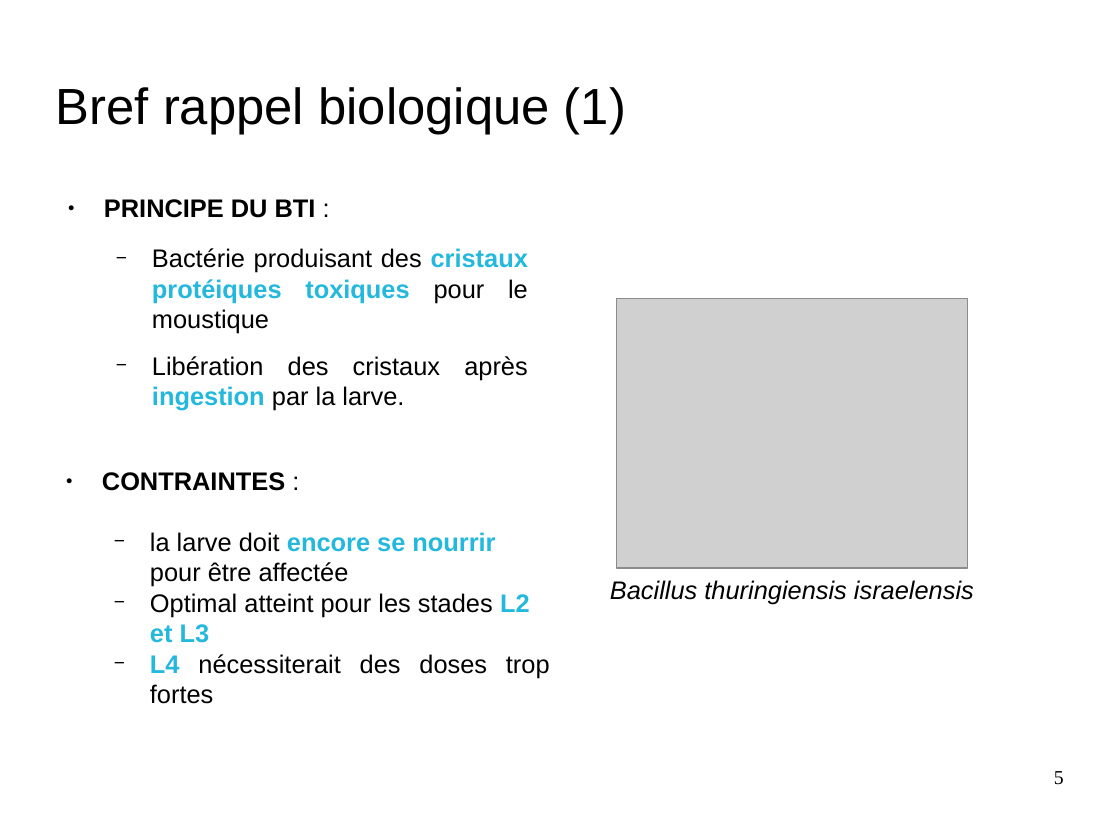
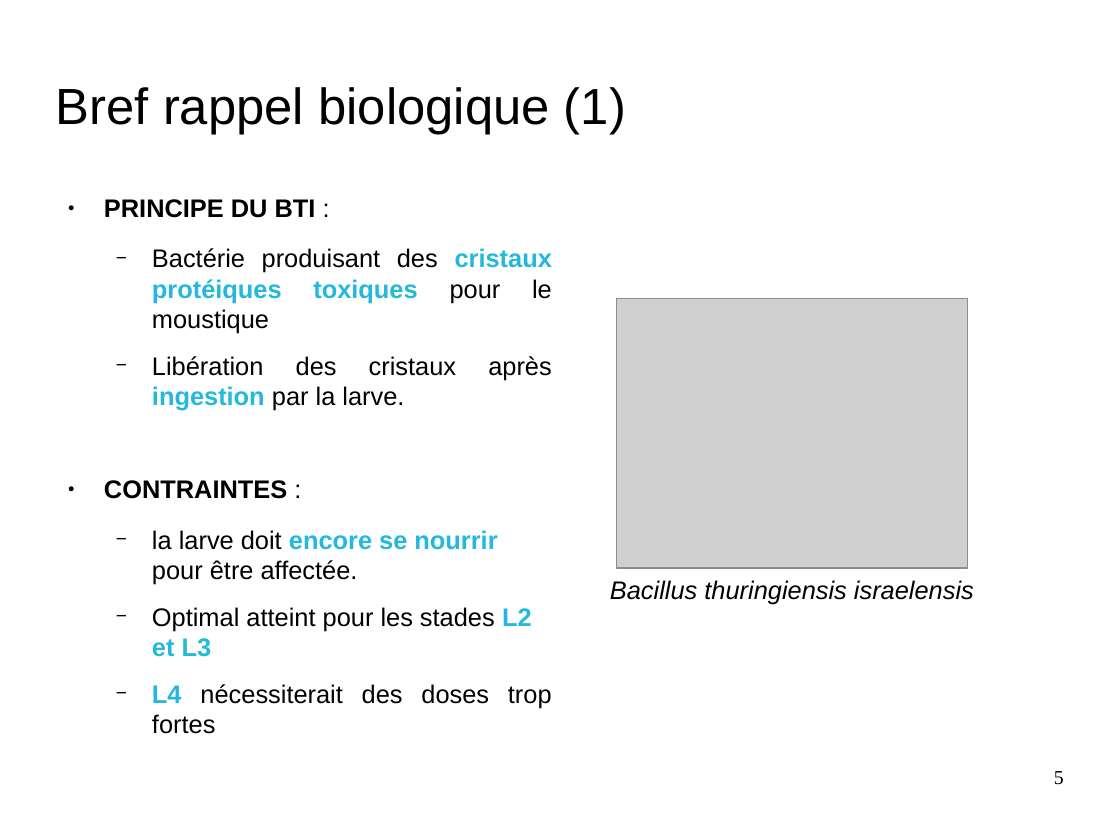
Before and after one commit to nesta7/designProject, a slide deck: slide 5 of Poster_Presentation/presentation_final_demoustication.odp. Drawn at 1120x840 pixels with LibreOffice and Linux fonts; fonts in the diff are those of the drawing; grey boxes stand for pictures; background and template pictures are left out. Boxes give left, top, right and bottom in pixels: in the first picture for what was removed or moved away, otherwise in the second. Text is boxed around its words. In the diff, an @@ line names an element or a change of style, - is before the commit and + after.

```diff
--- a/Poster_Presentation/presentation_final_demoustication.odp
+++ b/Poster_Presentation/presentation_final_demoustication.odp
@@ text removed at box(102, 472, 550, 704) @@
-● CONTRAINTES :
-  − la larve doit encore se nourrir pour être affectée
-  − Optimal atteint pour les stades L2 et L3
-  − L4 nécessiterait des doses trop fortes
@@ text at box(104, 480, 552, 734): paragraphs added @@
+● CONTRAINTES :
+  − la larve doit encore se nourrir pour être affectée.
+  − Optimal atteint pour les stades L2 et L3
+  − L4 nécessiterait des doses trop fortes
```
Also in this commit, not shown: 12 other slides changed, 3 slides added, 3 slides removed, 2 other files.
